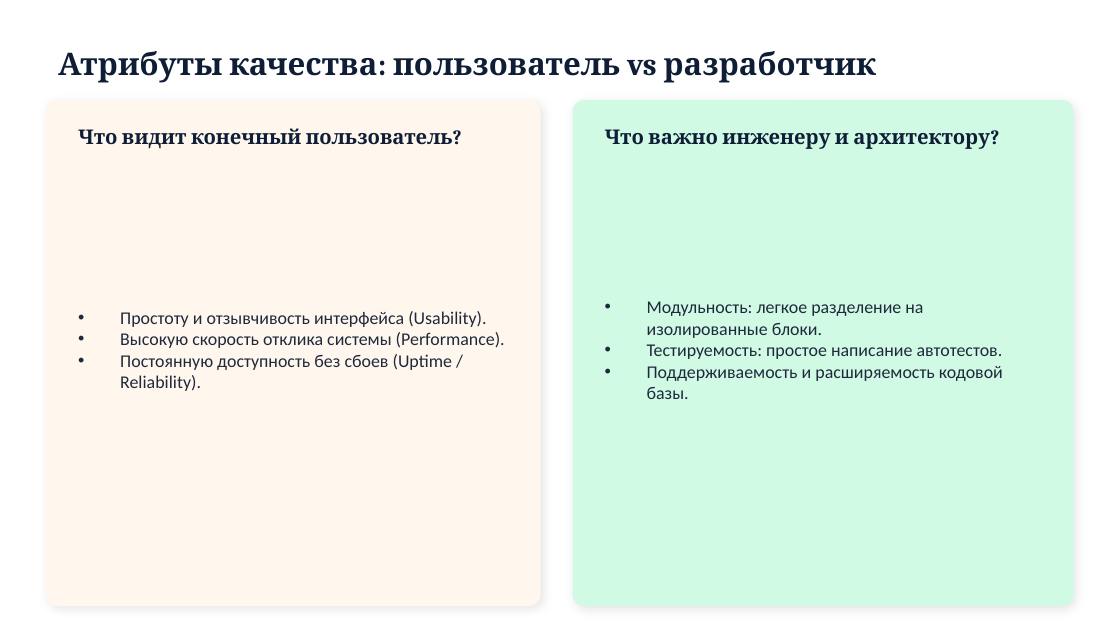
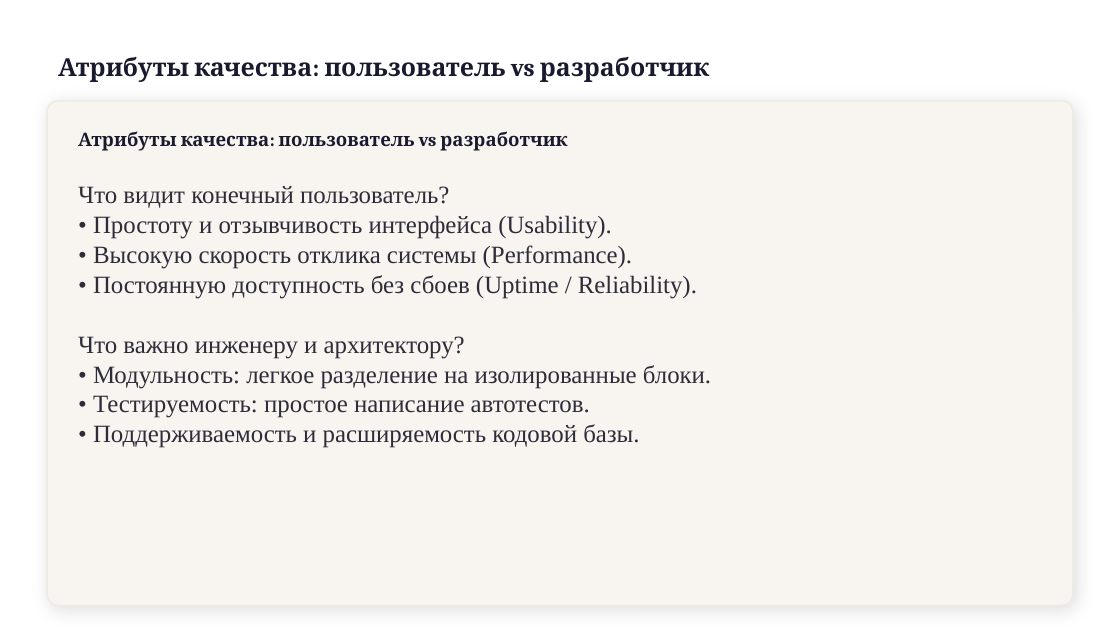
Before and after one commit to x2latte/tppo-presentation-hub--3-, a slide deck: slide 3 of presentations/output/P2_Атрибуты_качества.pptx (slide 2 before the commit). Drawn at 1120x630 pixels with LibreOffice and Linux fonts; fonts in the diff are those of the drawing. Boxes give left, top, right and bottom in pixels: in the first picture for what was removed or moved away, otherwise in the second. Text is boxed around its words. In the diff, an @@ line names an element or a change of style, - is before the commit and + after.

```diff
--- a/presentations/output/P2_Атрибуты_качества.pptx
+++ b/presentations/output/P2_Атрибуты_качества.pptx
@@ text "Атрибуты качества: пользователь vs разработчик" at bbox=[58, 57, 710, 82]: size 20 to 16 pt, text colour #0F1E36 to #1A1A2E @@
@@ rounded rectangle removed at bbox=[47, 101, 540, 605] @@
@@ rounded rectangle added at bbox=[47, 101, 1073, 605], fill #F8F4F0, outline #EFEAE3 1 pt @@
@@ rounded rectangle removed at bbox=[573, 101, 1073, 605] @@
@@ text removed at bbox=[78, 128, 453, 149] @@
-Что видит конечный пользователь?
@@ text added at bbox=[78, 131, 567, 151], 12 pt, text #1A1A2E, bold @@
+Атрибуты качества: пользователь vs разработчик
@@ text removed at bbox=[605, 129, 990, 149] @@
-Что важно инженеру и архитектору?
@@ text "Что видит конечный пользователь?" at bbox=[78, 186, 711, 448]: vertical alignment middle to top @@
@@ text at bbox=[78, 186, 711, 448]: text changed; size 11.5 to 16 pt; font Calibri to Times New Roman; text colour #1E293B to #2D2D3A @@
-• Простоту и отзывчивость интерфейса (Usability).
-• Высокую скорость отклика системы (Performance).
-• Постоянную доступность без сбоев (Uptime / Reliability).
+Что видит конечный пользователь?
+• Простоту и отзывчивость интерфейса (Usability).
+• Высокую скорость отклика системы (Performance).
+• Постоянную доступность без сбоев (Uptime / Reliability).
+Что важно инженеру и архитектору?
+• Модульность: легкое разделение на изолированные блоки.
+• Тестируемость: простое написание автотестов.
+• Поддерживаемость и расширяемость кодовой базы.
@@ text removed at bbox=[647, 301, 1003, 399] @@
-• Модульность: легкое разделение на изолированные блоки.
-• Тестируемость: простое написание автотестов.
-• Поддерживаемость и расширяемость кодовой базы.
```
Also in this commit, not shown: 14 other slides changed, 1 slide added, 12 other files.
